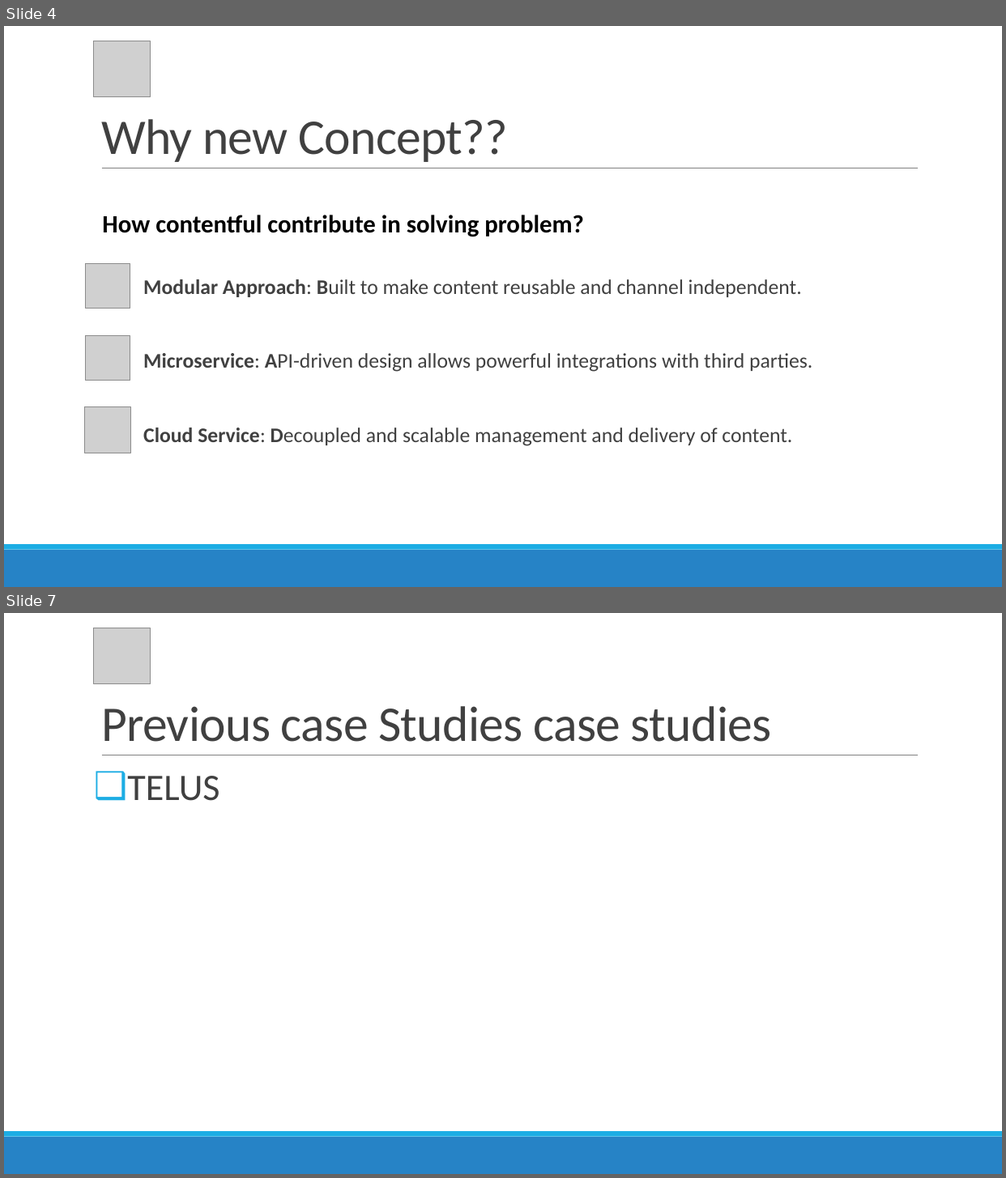
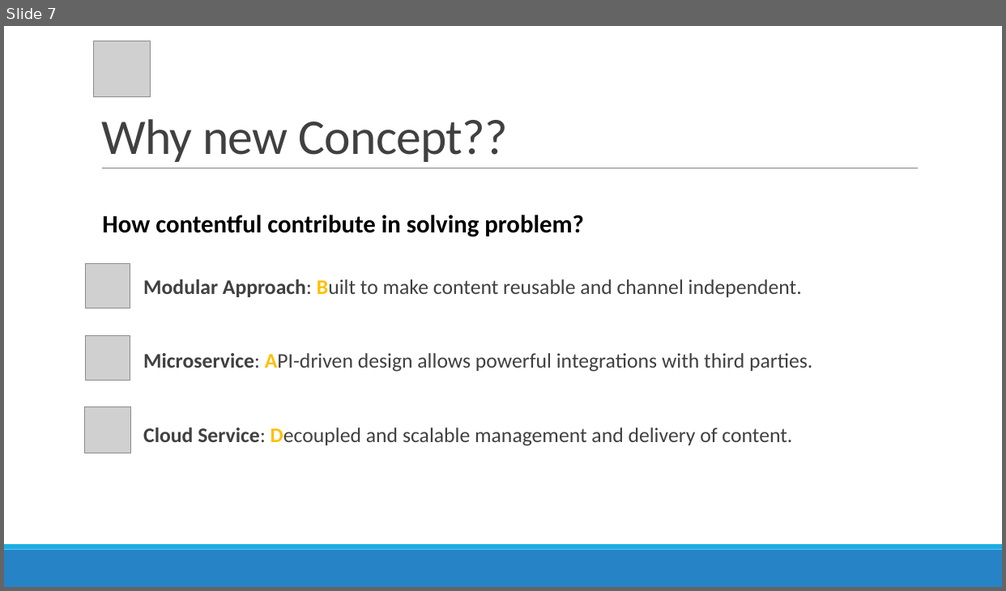
Before and after one commit to r4yadav/contentful-altudo, a slide deck: Contentful-queries.pptx. Shown one above the other, each under a label of ours: slides 4 and 7 before the commit, slide 7 after it; the slides between them are not shown. The pictures are 1006x1178 and 1006x591 pixels, drawn with LibreOffice and Linux fonts; fonts in the diff are those of the drawing; grey boxes stand for pictures. Boxes give left, top, right and bottom in pixels: in the first picture for what was removed or moved away, otherwise in the second. Text is boxed around its words. In the diff, an @@ line names an element or a change of style, - is before the commit and + after.

```diff
--- a/Contentful-queries.pptx
+++ b/Contentful-queries.pptx
@@ slide 7 removed at box(4, 613, 1002, 1174), background #FFFFFF; not listed: 3 template elements that a slide beside it also shows @@
@@ picture removed at box(94, 628, 150, 683) @@
@@ title removed at box(101, 706, 772, 742) @@
-Previous case Studies case studies
@@ text removed at box(127, 776, 219, 801) @@
-❑ TELUS
@@ what was slide 4 is now slide 7 @@
@@ slide 7 changed as well @@
@@ text "Modular Approach: Built to make ..." at box(143, 280, 812, 446): text colour #404040 to #FFC000 in "Built", "API-driven", "Decoupled" @@
```
Also in this commit, not shown: 3 other slides changed, 3 slides added, 3 other slides removed.
